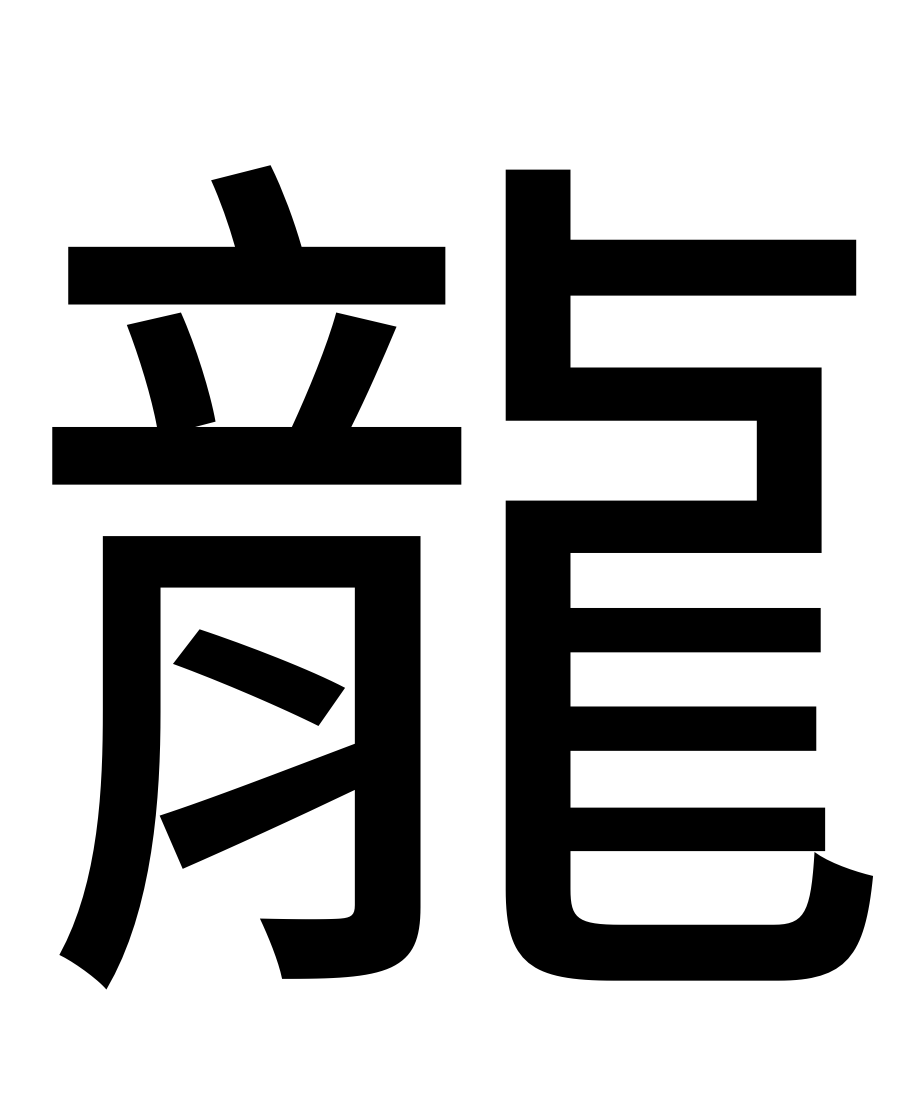
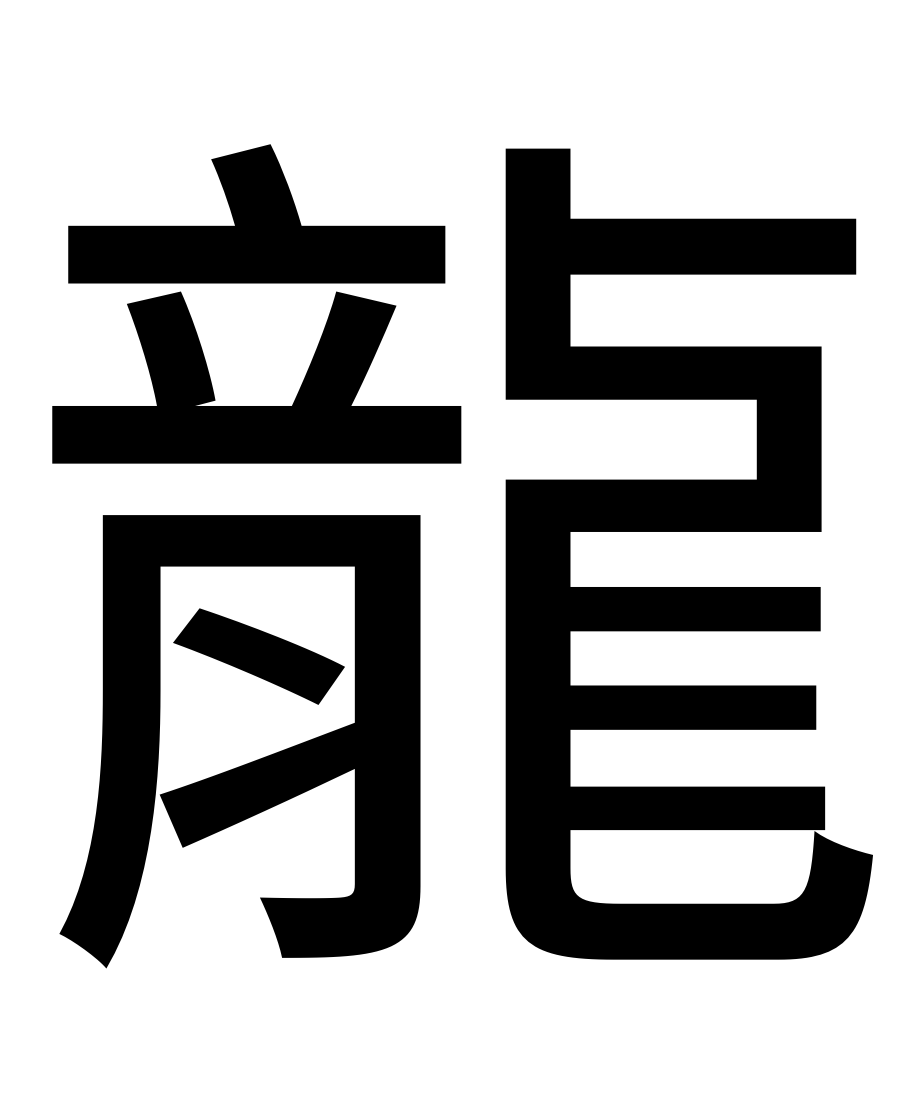
Before and after one commit to oscarsun72/PPTtoDoc_PowerPoint_xchg_Word, a slide deck: slide 2 of 字圖母片.pptm. Drawn at 909x1120 pixels with LibreOffice and Linux fonts; fonts in the diff are those of the drawing. Boxes give left, top, right and bottom in pixels: in the first picture for what was removed or moved away, otherwise in the second. Text is boxed around its words. In the diff, an @@ line names an element or a change of style, - is before the commit and + after.

```diff
--- a/字圖母片.pptm
+++ b/字圖母片.pptm
@@ text "龍" at [15, 144, 902, 969]: vertical alignment middle to top @@
```
Also in this commit, not shown: 30 other files.
